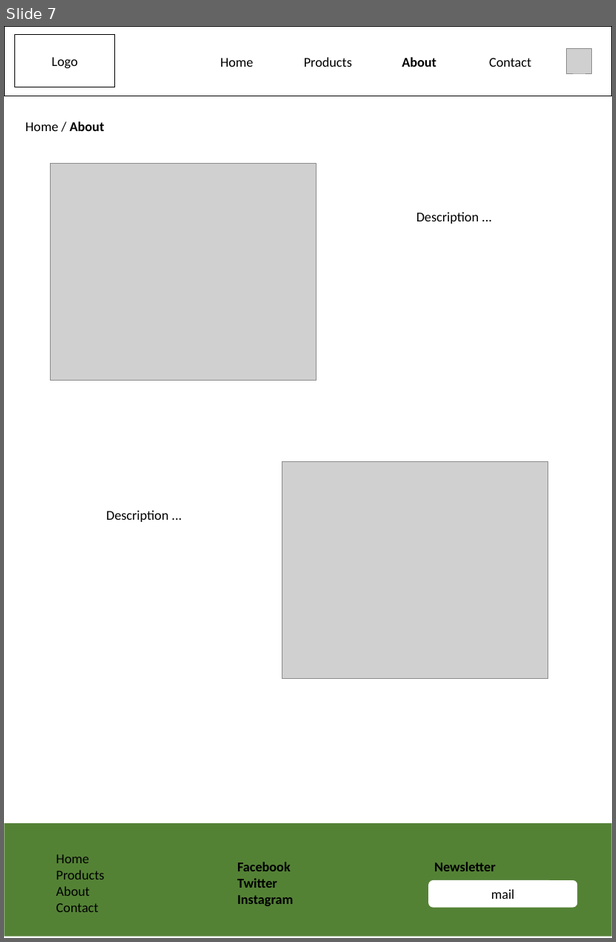
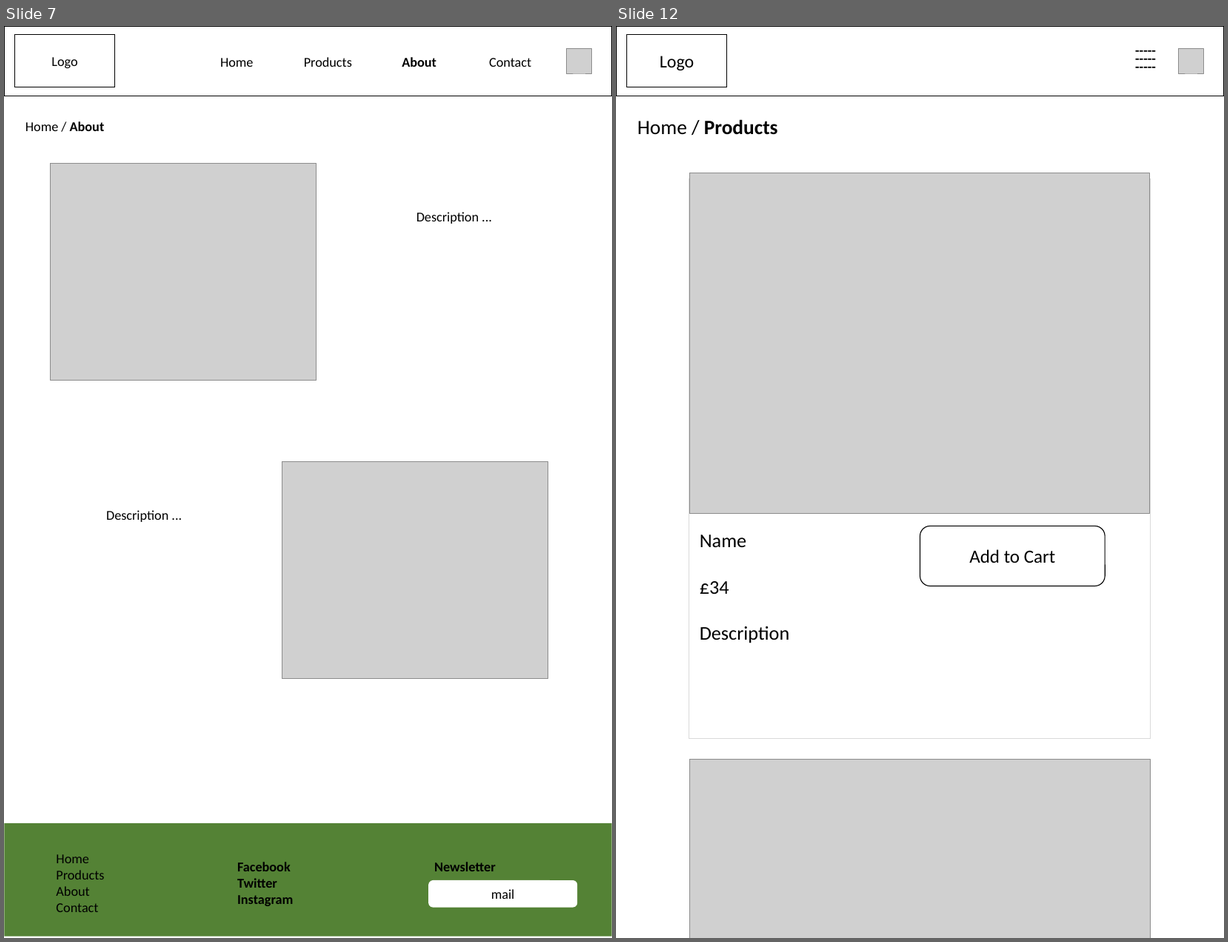
Before and after one commit to Pierrick-MADE/brookes_website, a slide deck: docs/Mockup.pptx. Shown side by side, each under a label of ours: slide 7 before the commit, slides 7 and 12 after it; the slides between them are not shown. The pictures are 616x942 and 1228x942 pixels, drawn with LibreOffice and Linux fonts; fonts in the diff are those of the drawing; grey boxes stand for pictures. Boxes give left, top, right and bottom in pixels: in the first picture for what was removed or moved away, otherwise in the second. Text is boxed around its words. In the diff, an @@ line names an element or a change of style, - is before the commit and + after.

```diff
--- a/docs/Mockup.pptx
+++ b/docs/Mockup.pptx
@@ slide 12 added at <box>616,26,1224,938</box>, background #FFFFFF @@
@@ rectangle added at <box>616,27,1223,96</box>, outline #000000 1 pt @@
@@ rectangle added at <box>627,34,726,87</box>, outline #000000 1 pt, 21 pt, text #000000 @@
+Logo
@@ text added at <box>1100,31,1191,92</box>, 16 pt, text #000000, bold @@
+-----
+-----
+-----
@@ picture added at <box>1178,48,1203,73</box> @@
@@ text added at <box>637,119,778,135</box>, 24 pt, text #000000, bold @@
+Home / Products
@@ rounded rectangle added at <box>689,178,1150,737</box>, outline #D9D9D9 1 pt @@
@@ picture added at <box>689,173,1150,513</box> @@
@@ text added at <box>700,534,790,643</box>, 23 pt, text #000000 @@
+Name
+£34
+Description
@@ rounded rectangle added at <box>919,526,1104,585</box>, outline #000000 1 pt, 22 pt, text #000000 @@
+Add to Cart
@@ picture added at <box>689,759,1150,938</box> @@
```
Also in this commit, not shown: 1 slide changed, 3 other slides added.
